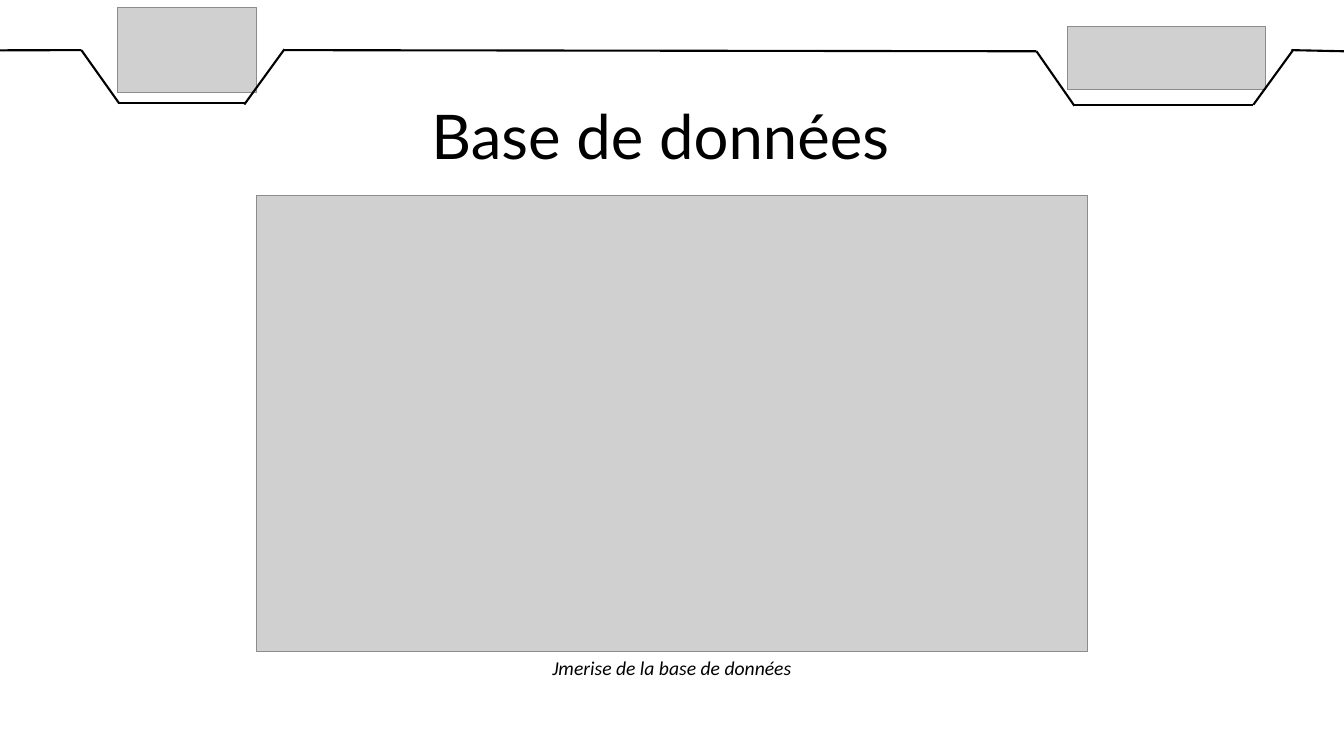
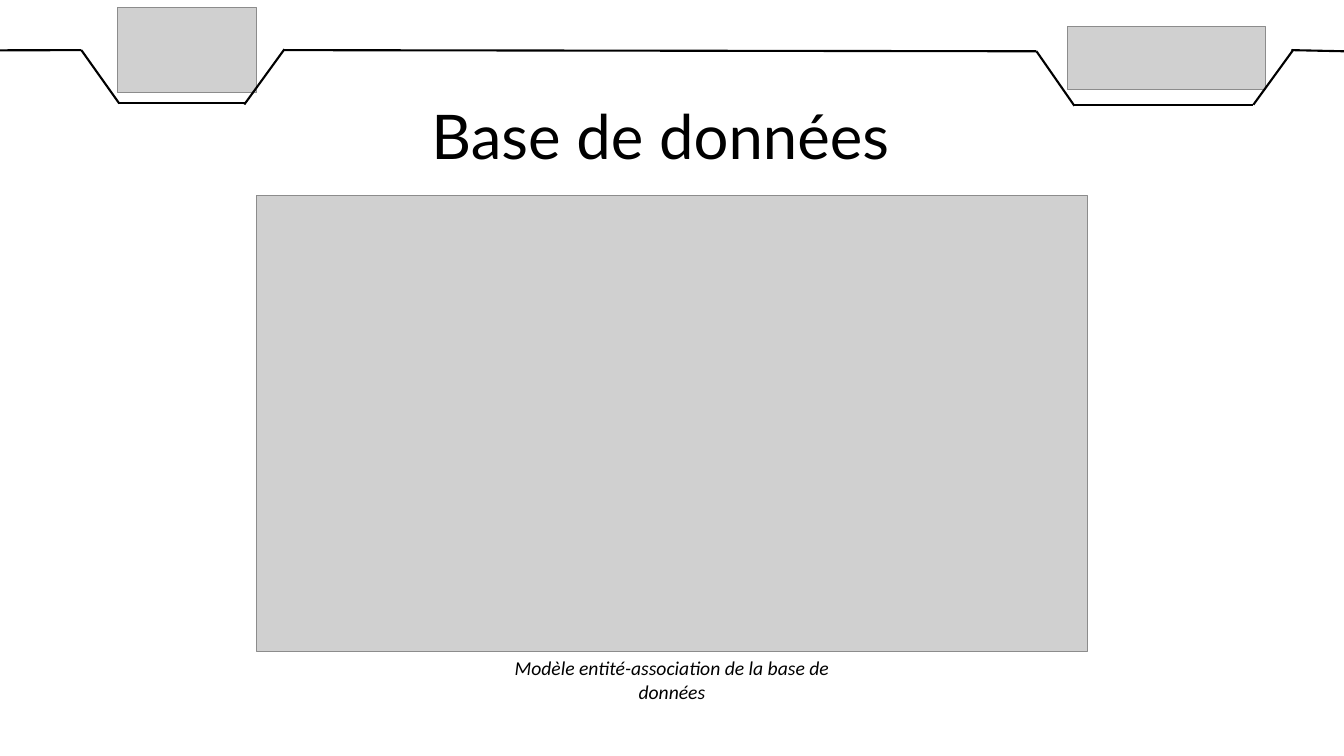
Before and after one commit to DylanChe/SupervisionSerre, a slide deck: slide 7 of oral_projet/revue_3/diaporama_revue_3_samuel.pptx. Drawn at 1344x756 pixels with LibreOffice and Linux fonts; fonts in the diff are those of the drawing; grey boxes stand for pictures. Boxes give left, top, right and bottom in pixels: in the first picture for what was removed or moved away, otherwise in the second. Text is boxed around its words. In the diff, an @@ line names an element or a change of style, - is before the commit and + after.

```diff
--- a/oral_projet/revue_3/diaporama_revue_3_samuel.pptx
+++ b/oral_projet/revue_3/diaporama_revue_3_samuel.pptx
@@ text at bbox=[515, 661, 828, 699]: text changed @@
-Jmerise de la base de données
+Modèle entité-association de la base de données
```
Also in this commit, not shown: 2 other files.
